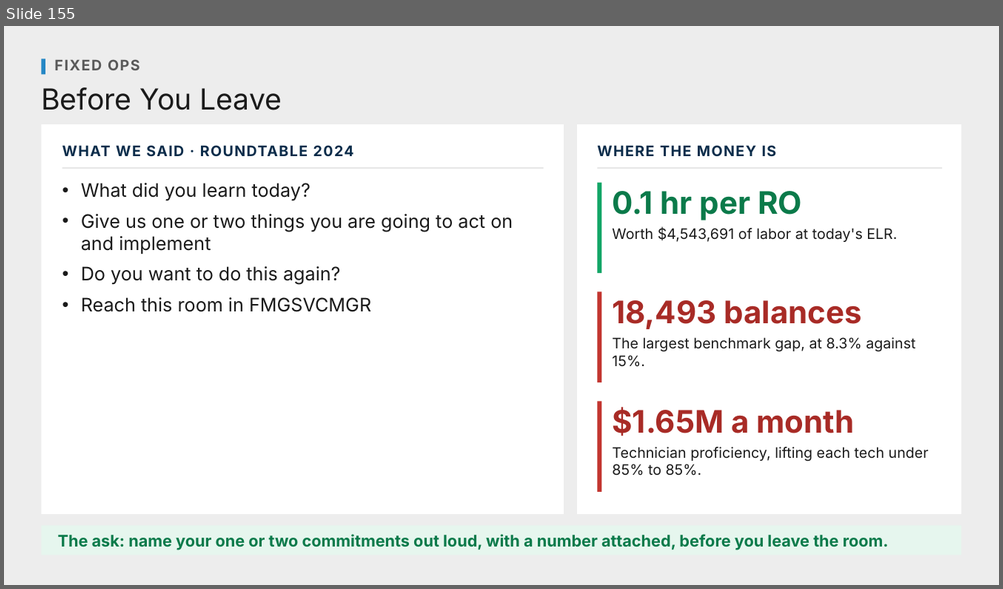
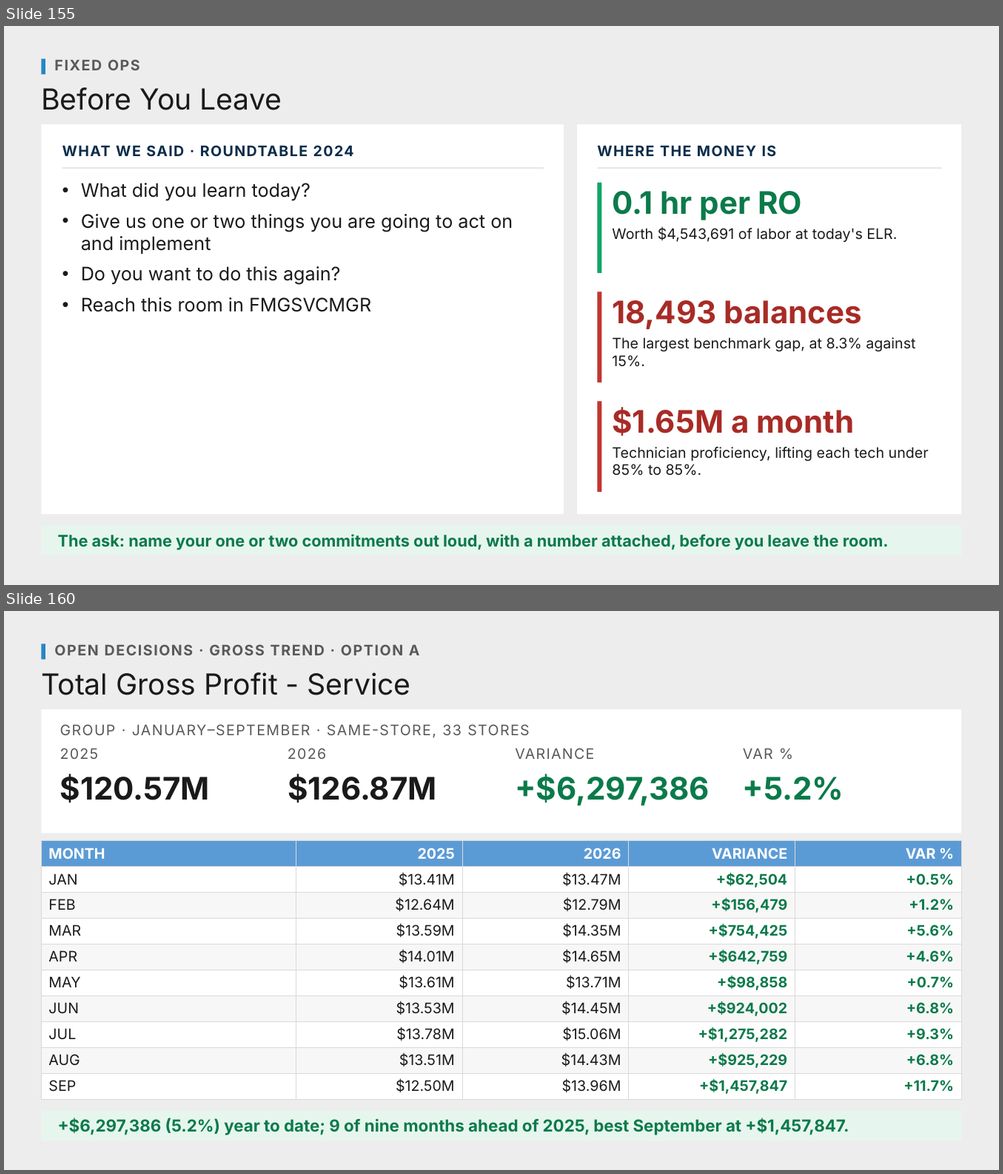
Before and after one commit to Ndresner/Noah, a slide deck: day2-deck/decks/Fixed Ops - Day 2 Example Test Deck.pptx. Shown one above the other, each under a label of ours: slide 155 before the commit, slides 155 and 160 after it; the slides between them are not shown. The pictures are 1003x589 and 1003x1174 pixels, drawn with LibreOffice and Linux fonts; fonts in the diff are those of the drawing. Boxes give left, top, right and bottom in pixels: in the first picture for what was removed or moved away, otherwise in the second. Text is boxed around its words. In the diff, an @@ line names an element or a change of style, - is before the commit and + after.

```diff
--- a/day2-deck/decks/Fixed Ops - Day 2 Example Test Deck.pptx
+++ b/day2-deck/decks/Fixed Ops - Day 2 Example Test Deck.pptx
@@ slide 160 added at [4, 611, 999, 1170], background #EDEDED @@
@@ rectangle added at [41, 644, 45, 660], fill #2587C5 @@
@@ text added at [54, 644, 420, 655], 14 pt, text #595959, bold @@
+OPEN DECISIONS · GROSS TREND · OPTION A
@@ text added at [41, 672, 411, 695], 28 pt, text #1A1A1A @@
+Total Gross Profit - Service
@@ rectangle added at [41, 709, 962, 833], fill #FFFFFF @@
@@ text added at [60, 724, 529, 738], 14 pt, text #595959 @@
+GROUP · JANUARY–SEPTEMBER · SAME-STORE, 33 STORES
@@ text added at [60, 748, 99, 759], 14 pt, text #595959 @@
+2025
@@ text added at [287, 748, 326, 759], 14 pt, text #595959 @@
+2026
@@ text added at [515, 748, 594, 759], 14 pt, text #595959 @@
+VARIANCE
@@ text added at [743, 748, 773, 759], 14 pt, text #595959 @@
+VAR %
@@ text added at [60, 774, 210, 803], 30 pt, text #1A1A1A, bold @@
+$120.57M
@@ text added at [287, 774, 437, 803], 30 pt, text #1A1A1A, bold @@
+$126.87M
@@ text added at [515, 774, 709, 806], 30 pt, text #0B7A4A, bold @@
++$6,297,386
@@ text added at [743, 777, 844, 800], 30 pt, text #0B7A4A, bold @@
++5.2%
@@ table added at [41, 841, 962, 1097], 10 rows, 5 columns @@
+MONTH | 2025 | 2026 | VARIANCE | VAR %
+JAN | $13.41M | $13.47M | +$62,504 | +0.5%
+FEB | $12.64M | $12.79M | +$156,479 | +1.2%
+MAR | $13.59M | $14.35M | +$754,425 | +5.6%
+APR | $14.01M | $14.65M | +$642,759 | +4.6%
+MAY | $13.61M | $13.71M | +$98,858 | +0.7%
+JUN | $13.53M | $14.45M | +$924,002 | +6.8%
+JUL | $13.78M | $15.06M | +$1,275,282 | +9.3%
+AUG | $13.51M | $14.43M | +$925,229 | +6.8%
+SEP | $12.50M | $13.96M | +$1,457,847 | +11.7%
@@ rectangle added at [41, 1111, 962, 1142], fill #E6F6EE @@
@@ text added at [58, 1118, 848, 1136], 16 pt, text #0B7A4A, bold @@
++$6,297,386 (5.2%) year to date; 9 of nine months ahead of 2025, best September at +$1,457,847.
```
Also in this commit, not shown: 1 slide changed, 41 other slides added, 9 other files.
